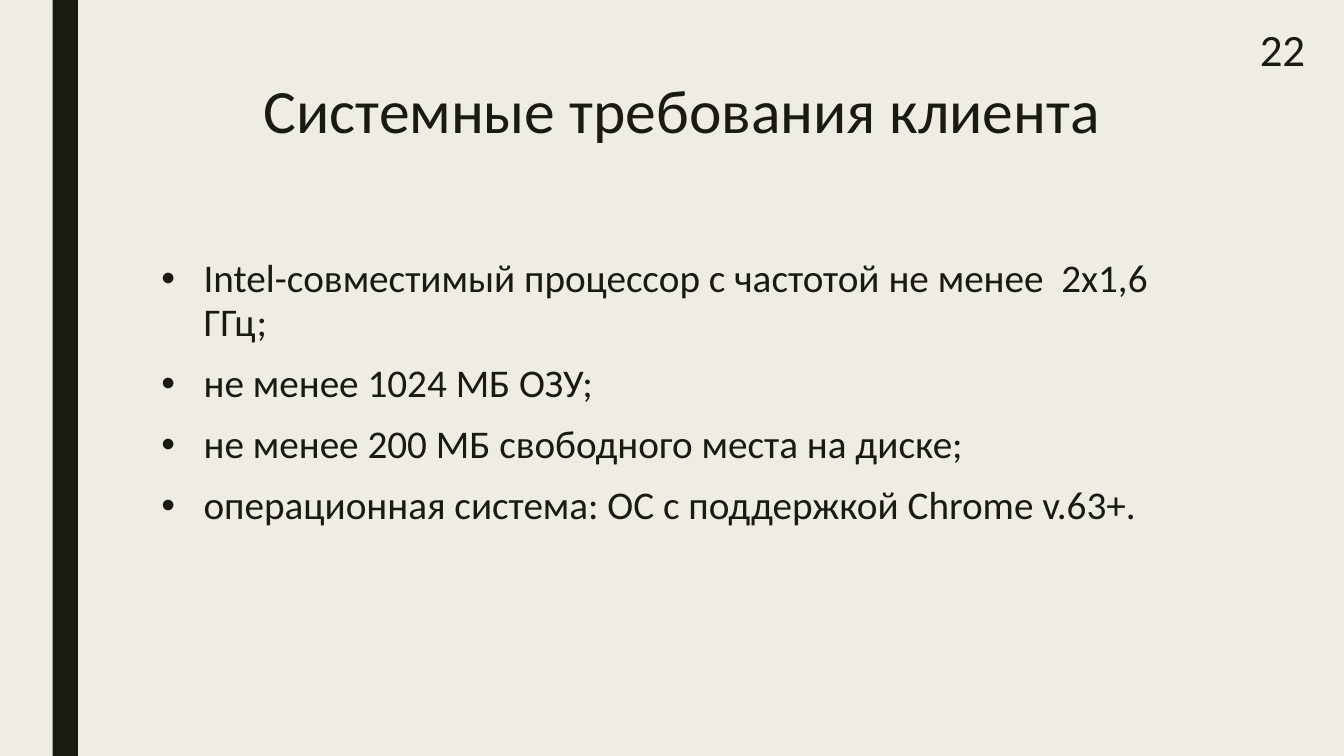
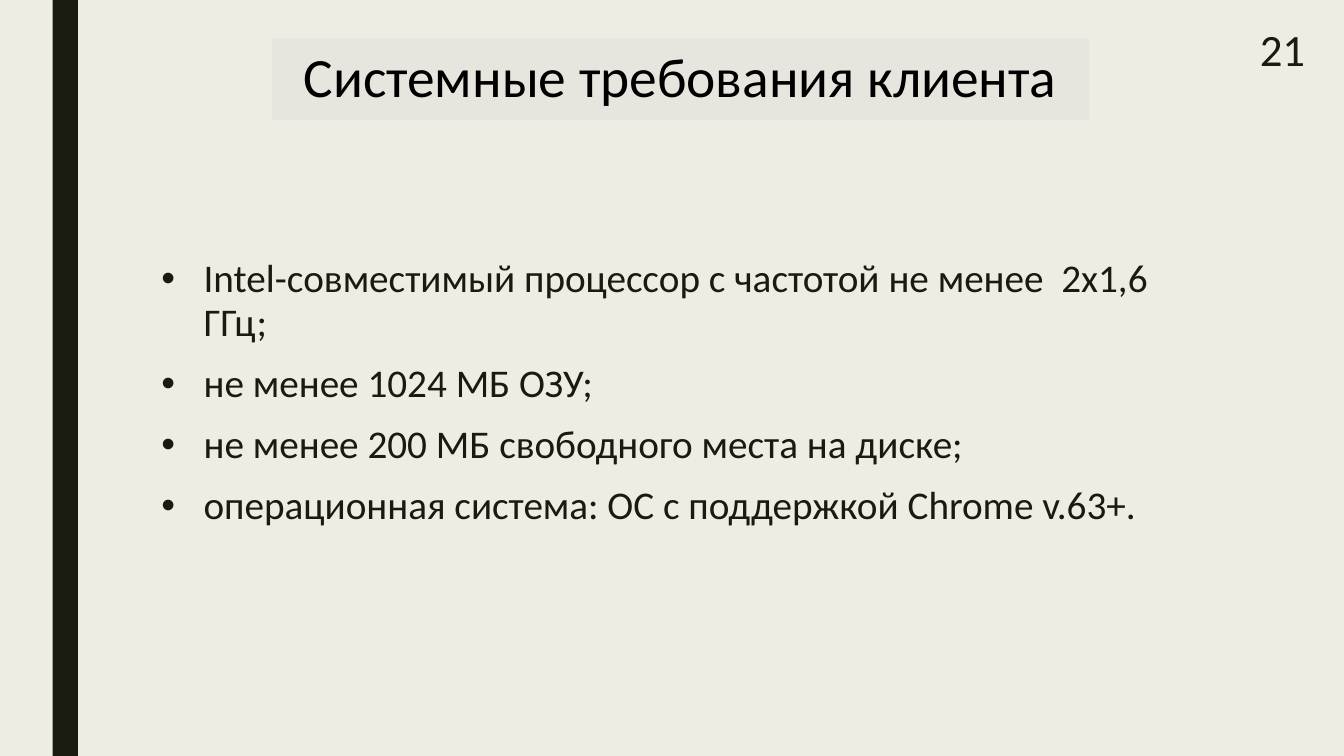
Before and after one commit to samarsky-canary/dragon, a slide deck: slide 21 of dizdocs/bakalavr.pptx (slide 22 before the commit). Drawn at 1344x756 pixels with LibreOffice and Linux fonts; fonts in the diff are those of the drawing. Boxes give left, top, right and bottom in pixels: in the first picture for what was removed or moved away, otherwise in the second. Text is boxed around its words. In the diff, an @@ line names an element or a change of style, - is before the commit and + after.

```diff
--- a/dizdocs/bakalavr.pptx
+++ b/dizdocs/bakalavr.pptx
@@ title "Системные требования клиента": place and size @@
-title "Системные требования клиента" at bbox=[264, 91, 1100, 143]
+title "Системные требования клиента" at bbox=[272, 38, 1090, 120]
@@ title "Системные требования клиента" at bbox=[272, 38, 1090, 120]: size 44 to 39.6 pt, text colour #191B0E to #000000; vertical alignment top to middle; fill none to #E8E5DF; outline none to #897B61 2.75 pt @@
@@ page number at bbox=[1260, 37, 1305, 66]: text changed @@
-22
+21
```
Also in this commit, not shown: 21 other slides changed, 1 slide added, 3 slides removed, 5 other files.
